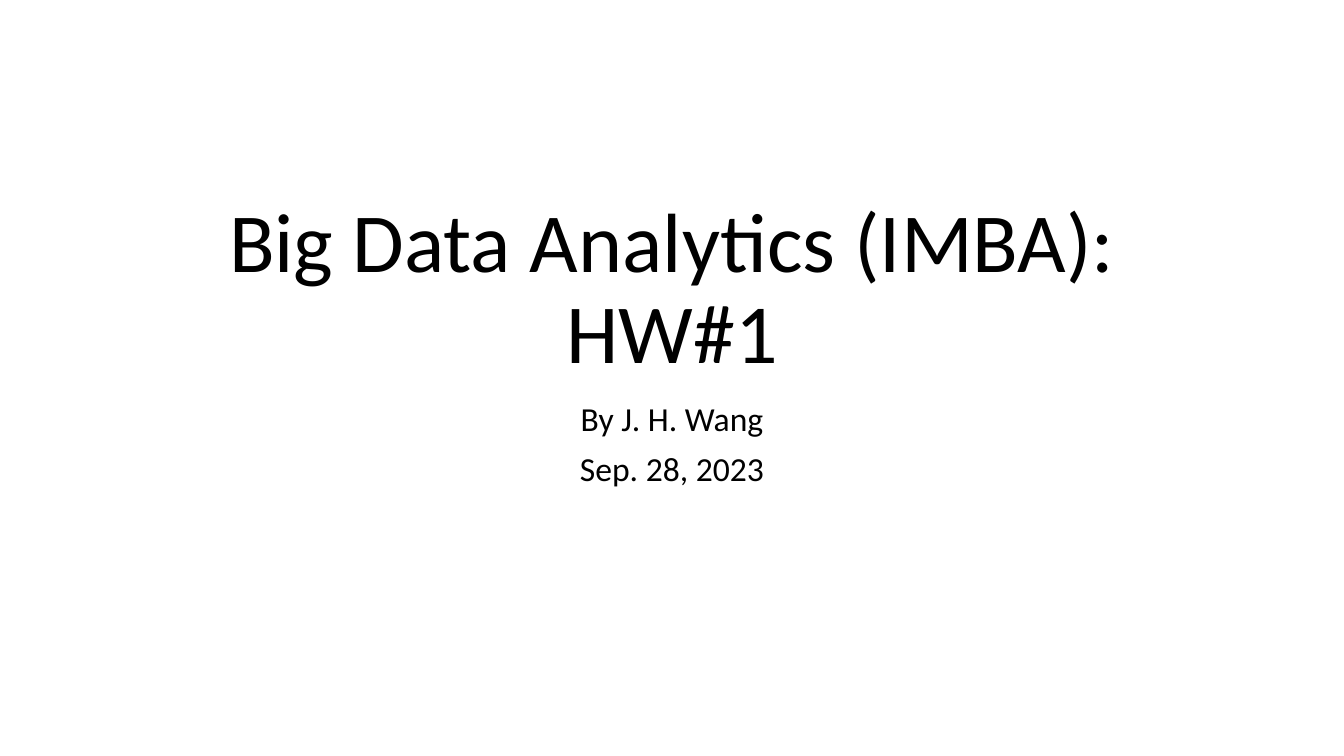
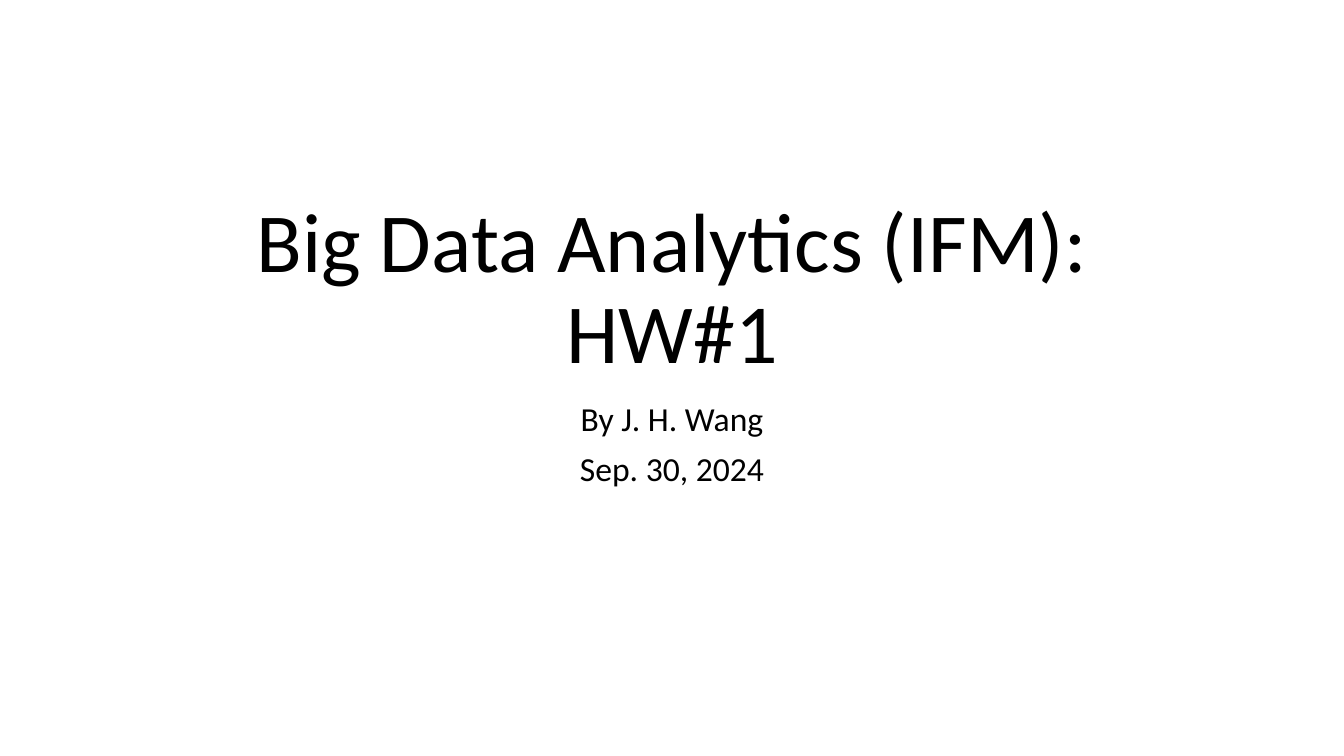
Before and after one commit to chriswjh/chriswjh.github.io, a slide deck: slide 1 of BDA_IFM/HW1.pptx. Drawn at 1344x756 pixels with LibreOffice and Linux fonts; fonts in the diff are those of the drawing. Boxes give left, top, right and bottom in pixels: in the first picture for what was removed or moved away, otherwise in the second. Text is boxed around its words. In the diff, an @@ line names an element or a change of style, - is before the commit and + after.

```diff
--- a/BDA_IFM/HW1.pptx
+++ b/BDA_IFM/HW1.pptx
@@ title at (x1=257, y1=210, x2=1087, y2=363): text changed @@
-Big Data Analytics (IMBA): HW#1
+Big Data Analytics (IFM): HW#1
@@ subtitle at (x1=580, y1=459, x2=764, y2=487): text changed @@
-Sep. 28, 2023
+Sep. 30, 2024
```
Also in this commit, not shown: 4 other slides changed, 4 other files.
